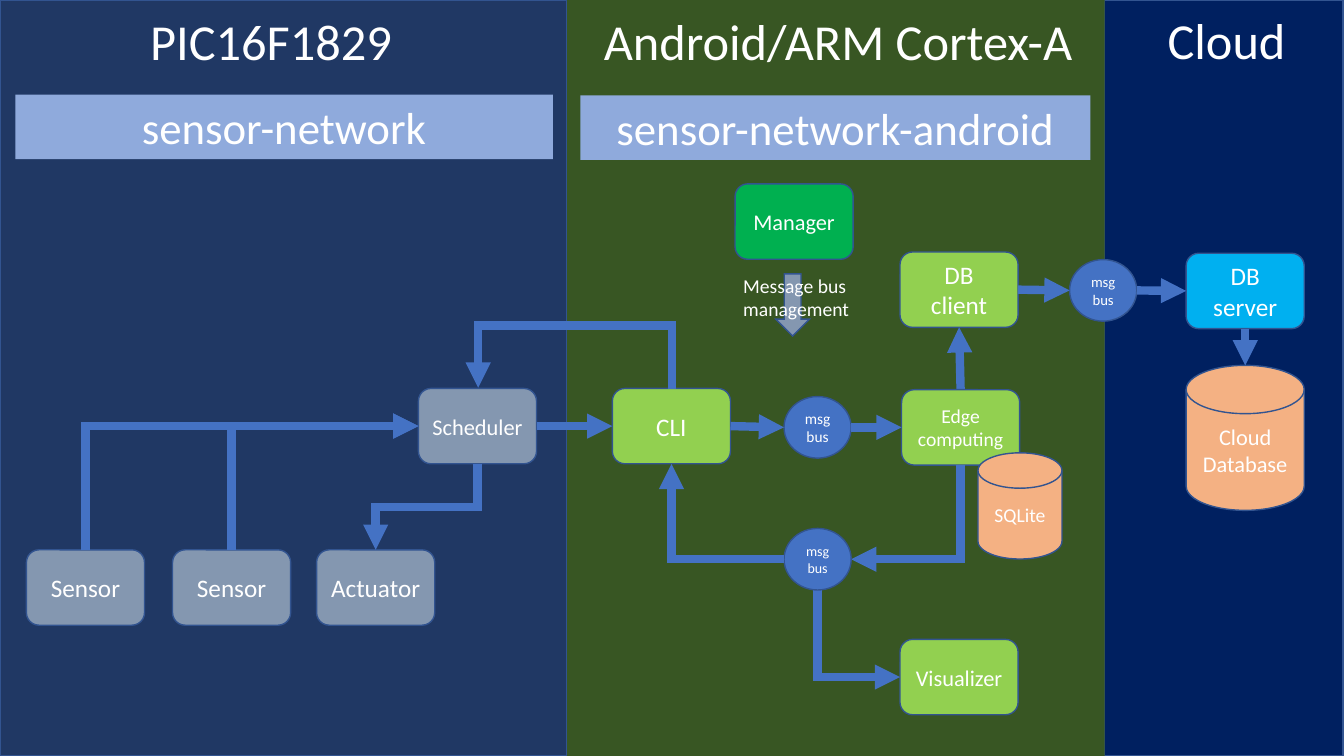
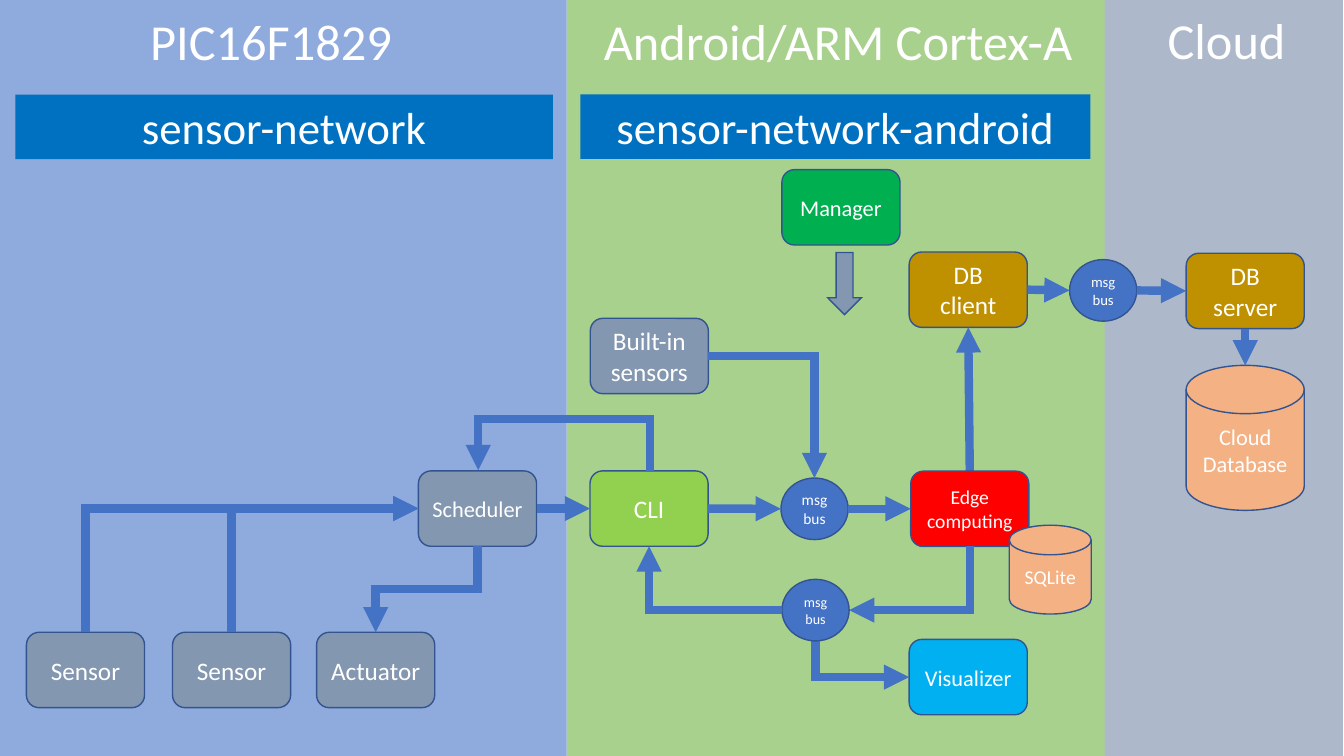
Before and after one commit to araobp/bicycle, a slide deck: slide 1 of doc/flow_based_programming.pptx. Drawn at 1344x756 pixels with LibreOffice and Linux fonts; fonts in the diff are those of the drawing. Boxes give left, top, right and bottom in pixels: in the first picture for what was removed or moved away, otherwise in the second. Text is boxed around its words. In the diff, an @@ line names an element or a change of style, - is before the commit and + after.

```diff
--- a/doc/flow_based_programming.pptx
+++ b/doc/flow_based_programming.pptx
@@ rectangle at box(0, 0, 567, 756): fill #203864 to #8FAADC; outline #325491 1 pt to none @@
@@ rectangle at box(567, 0, 1105, 756): fill #385723 to #A9D18E @@
@@ rectangle at box(1104, 0, 1343, 756): fill #002060 to #ADB9CA; outline #325491 1 pt to none @@
@@ rectangle "sensor-network" at box(15, 95, 553, 159): fill #8FAADC to #0070C0 @@
@@ rectangle "sensor-network-android" at box(581, 95, 1091, 159): fill #8FAADC to #0070C0 @@
@@ rounded rectangle "Manager": place and size @@
-rounded rectangle "Manager" at box(735, 184, 853, 259)
+rounded rectangle "Manager" at box(782, 169, 900, 245)
@@ down arrow: place and size @@
-down arrow at box(776, 274, 810, 337)
+down arrow at box(828, 253, 861, 316)
@@ rounded rectangle "DB client": place and size @@
-rounded rectangle "DB client" at box(900, 252, 1018, 328)
+rounded rectangle "DB client" at box(909, 252, 1027, 328)
@@ rounded rectangle "DB client" at box(909, 252, 1027, 328): fill #92D050 to #BF9000 @@
@@ rounded rectangle "DB" at box(1187, 253, 1305, 329): fill #00B0F0 to #BF9000 @@
@@ text removed at box(743, 277, 849, 322) @@
-Message bus
-management
@@ arrow moved from (1018, 289) - (1070, 290) to (1027, 289) - (1070, 290) @@
@@ rounded rectangle added at box(591, 319, 709, 394), fill #8497B0, outline #325491 1 pt, 18 pt, text #FFFFFF @@
+Built-in
+sensors
@@ arrow moved from (961, 390) - (960, 328) to (970, 471) - (969, 328) @@
@@ elbow arrow added from (709, 356) to (815, 478), #4472C4 6 pt @@
@@ elbow arrow moved from (673, 389) - (478, 388) to (650, 472) - (478, 470) @@
@@ rounded rectangle "CLI": place and size @@
-rounded rectangle "CLI" at box(613, 388, 731, 464)
+rounded rectangle "CLI" at box(590, 471, 708, 546)
@@ ellipse "msg": place and size @@
-ellipse "msg" at box(784, 396, 852, 458)
+ellipse "msg" at box(781, 478, 849, 539)
@@ rounded rectangle "Edge computing": place and size @@
-rounded rectangle "Edge computing" at box(901, 390, 1019, 466)
+rounded rectangle "Edge computing" at box(911, 471, 1029, 546)
@@ rounded rectangle "Edge computing" at box(911, 471, 1029, 546): fill #92D050 to #FF0000 @@
@@ 4 rounded rectangles, 2 elbow arrows: place and size @@
-4 rounded rectangles, 2 elbow arrows at box(26, 388, 536, 625)
+4 rounded rectangles, 2 elbow arrows at box(26, 471, 536, 708)
@@ arrow moved from (536, 426) - (613, 426) to (536, 509) - (590, 509) @@
@@ arrow moved from (731, 426) - (784, 427) to (709, 509) - (781, 509) @@
@@ arrow moved from (851, 427) - (901, 427) to (848, 509) - (911, 509) @@
@@ cylinder "SQLite": place and size @@
-cylinder "SQLite" at box(978, 453, 1062, 559)
+cylinder "SQLite" at box(1009, 525, 1091, 614)
@@ elbow arrow moved from (478, 464) - (376, 549) to (478, 546) - (376, 632) @@
@@ elbow arrow moved from (784, 560) - (671, 464) to (782, 610) - (649, 546) @@
@@ elbow arrow moved from (961, 465) - (851, 560) to (970, 546) - (849, 610) @@
@@ ellipse "msg": place and size @@
-ellipse "msg" at box(784, 528, 852, 590)
+ellipse "msg" at box(782, 580, 850, 641)
@@ elbow arrow moved from (818, 590) - (900, 678) to (816, 641) - (909, 678) @@
@@ rounded rectangle "Visualizer": place and size @@
-rounded rectangle "Visualizer" at box(900, 639, 1018, 715)
+rounded rectangle "Visualizer" at box(909, 639, 1027, 715)
@@ rounded rectangle "Visualizer" at box(909, 639, 1027, 715): fill #92D050 to #00B0F0 @@
```
Also in this commit, not shown: 1 other file.
